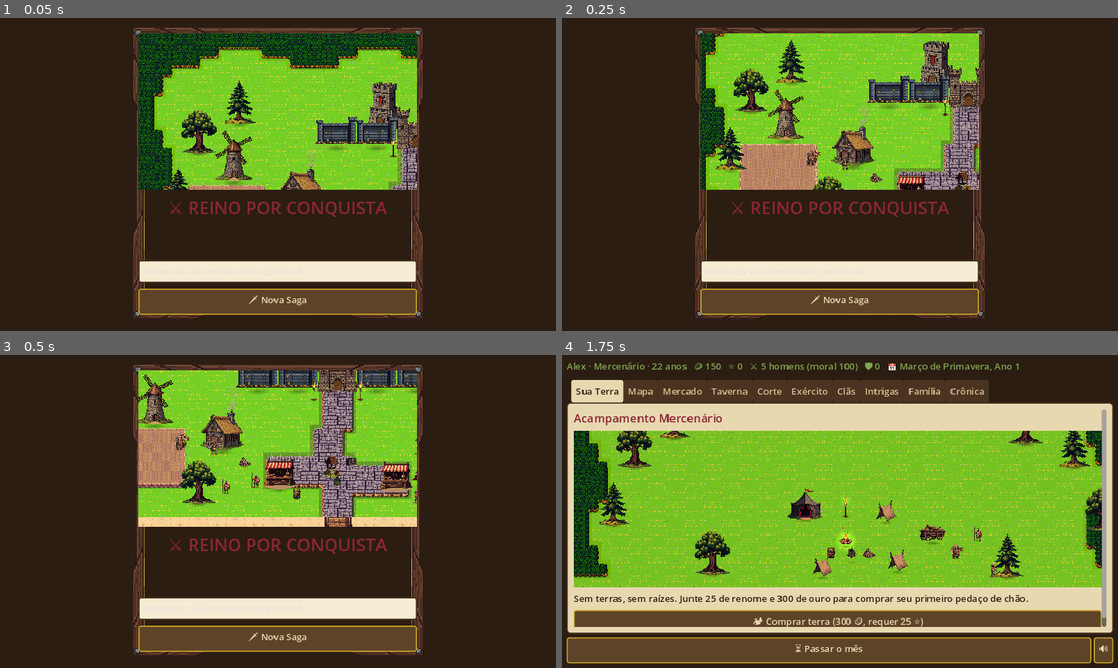
Above: before the commit, frames 1-4 (two rows, left to right).
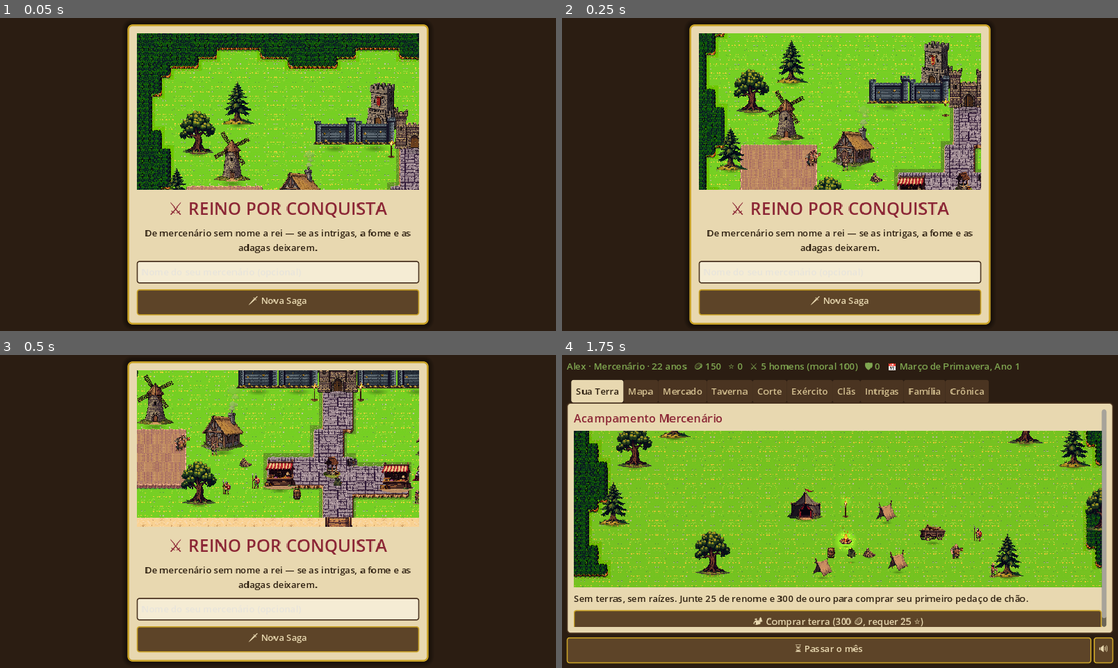
Above: after the commit, the same moments.

Repository: FelpsLuz/livro-receitas
Game: Godot game, scene res://cenas/principal.tscn
Same seed, same stepped clock (60 frames per second), same inputs: the game is played once before the commit and once after it.
Inputs (mouse positions are in pixels of both pictures, inside the frame that each line leads up to):
- Up to frame 1 (0.05 s): no input
- Up to frame 2 (0.25 s): no input
- Up to frame 3 (0.5 s): no input
- Up to frame 4 (1.75 s): click (840, 608) at 0.52 s; type "Alex" at 0.6 s; click "🗡 Nova Saga" at 1.25 s

The runs differ from the first frame. In frame 1, 30% of the frame differs, in the area x 22-78%, y 2-98%; in frame 2, 27%; in frame 3, 28%; in frame 4, nothing differs.

Commit message:
Três defeitos de layout que só a imagem renderizada revelava
O render das telas para conferência visual pegou o que nenhum teste
estrutural veria — os nós existiam, as texturas carregavam, e mesmo assim
a tela estava errada.

1. Painel do título VAZADO
   `painel_madeira.png` é uma moldura com o miolo em alpha zero. Sobre o
   fundo de madeira da janela, o subtítulo em tinta escura simplesmente
   não existia: a linha "De mercenário sem nome a rei" nunca foi vista
   por ninguém. Agora a caixa do título usa o fundo opaco de modal.

2. Retrato esticado nos cards
   Com o card garantindo 56px de altura, o HBox esticava a caixa do
   retrato na vertical e a moldura ornamentada saía alongada junto. A
   caixa passa a encolher e centrar em vez de preencher.

3. `_par` com autowrap dentro de um HBox
   Quebrar linha numa COLUNA é o certo; numa LINHA é desastre. O label
   encolhia até a largura da maior palavra e descia em coluna de letras:
   "📍 Você está aqui" virava uma torre de 350px que empurrava os botões
   do reino inteiro para fora da tela. O autowrap agora só vale quando o
   pai é vertical.

O render_ui.gd passou a cobrir a tela de título, Mapa, Mercado, Clãs,
Intrigas, a conversa e o mapa rolado — 19 quadros no total.

439 testes headless passando. O teste_cenas.tscn (modo cena) não foi
re-executado nesta rodada.

Co-Authored-By: Claude Opus 5 <noreply@anthropic.com>
Claude-Session: https://claude.ai/code/session_01WsmXkEpCuL1sCQNLixPPeW

Diff:
--- a/reino-por-conquista-godot/cenas/principal.gd
+++ b/reino-por-conquista-godot/cenas/principal.gd
@@ -84,6 +84,9 @@
 	tela_titulo.set_anchors_preset(Control.PRESET_FULL_RECT)
 	add_child(tela_titulo)
 	var caixa := PanelContainer.new()
+	# fundo opaco: a moldura de madeira é vazada e o subtítulo em tinta escura
+	# desaparecia contra o fundo de madeira da janela
+	caixa.add_theme_stylebox_override("panel", Tema.estilo_modal())
 	caixa.custom_minimum_size = Vector2(520, 0)
 	tela_titulo.add_child(caixa)
 	var v := VBoxContainer.new()
@@ -323,7 +326,12 @@
 func _par(c: Container, texto: String) -> Label:
 	var l := Label.new()
 	l.text = texto
-	l.autowrap_mode = TextServer.AUTOWRAP_WORD_SMART
+	# quebrar linha numa COLUNA é o certo; numa LINHA é desastre. Num HBox o
+	# label com autowrap encolhe até a largura da maior palavra e desce em
+	# coluna de letras, esticando o card inteiro junto ("📍 Você está aqui"
+	# virava uma torre de 350px que empurrava os botões do reino para baixo).
+	l.autowrap_mode = TextServer.AUTOWRAP_OFF if c is HBoxContainer \
+		else TextServer.AUTOWRAP_WORD_SMART
 	l.add_theme_color_override("font_color", Tema.TINTA)
 	c.add_child(l)
 	return l
@@ -361,6 +369,9 @@
 		return
 	var caixa := Control.new()
 	caixa.custom_minimum_size = Vector2(tamanho, tamanho)
+	# num card mais alto que o retrato, o HBox esticaria esta caixa na vertical
+	# e a moldura ornamentada sairia alongada junto
+	caixa.size_flags_vertical = Control.SIZE_SHRINK_CENTER
 	tr.set_anchors_preset(Control.PRESET_FULL_RECT)
 	moldura.set_anchors_preset(Control.PRESET_FULL_RECT)
 	caixa.add_child(tr)
--- a/reino-por-conquista-godot/tests/render_ui.gd
+++ b/reino-por-conquista-godot/tests/render_ui.gd
@@ -20,7 +20,11 @@
 	# ESCALA. Dar 1100 de largura ao Control joga 140px de interface para fora
 	# da imagem — e o retrato do problema vira o retrato do harness.
 	root.add_child(jogo)
-	await process_frame
+	# a tela de título tem uma vila nível 5 rodando dentro dela: precisa de
+	# quadros para o TileMap, o herói e as partículas assentarem
+	for i in 40:
+		await process_frame
+	await _quadro(jogo, "titulo")
 
 	jogo.iniciar_jogo("Aldric de Vau")
 	var st: Dictionary = jogo.state
@@ -54,6 +58,13 @@
 	# marcha só chega quando o relógio passa por ela
 	Relogio.avancar(st, 340, Jogo.log_para(st))
 
+	# a vila precisa de quadros próprios depois de entrar no jogo
+	await _tirar(jogo, 0, "terra", 0, 40)
+	await _tirar(jogo, 1, "mapa")          # neblina de guerra + espionagem
+	await _tirar(jogo, 1, "mapa_rolado", 260)
+	await _tirar(jogo, 2, "mercado")       # ícones de mercadoria
+	await _tirar(jogo, 6, "clas")
+	await _tirar(jogo, 7, "intrigas")      # ícone de espião nas operações
 	await _tirar(jogo, 5, "exercito")      # tropas, manutenção, cerco, comandante
 	await _tirar(jogo, 5, "exercito_marcha", 620)
 	await _tirar(jogo, 4, "corte")         # lordes gerados em partida
@@ -78,6 +89,12 @@
 	jogo._modal_batalha({"vitoria": true, "contexto": "Cerco a Império Central",
 		"rodadas": [], "debandada": "", "baixas_jogador": 14})
 	await _quadro(jogo, "modal_cerco")
+	jogo.overlay_modal.visible = false
+
+	# a tela de conversa, com retrato e máquina de escrever
+	jogo.abrir_conversa({"id": "rei_imperio", "nome": "Touro Bill",
+		"personalidade": "cruel"})
+	await _quadro(jogo, "conversa")
 
 	print("pronto — PNGs em ", ProjectSettings.globalize_path("user://"))
 	quit()
@@ -93,10 +110,11 @@
 	img.save_png("user://ui_%s.png" % nome)
 	print("  ▸ ui_%s.png  %dx%d" % [nome, img.get_width(), img.get_height()])
 
-func _tirar(jogo: Control, aba: int, nome: String, rolar: float = 0.0) -> void:
+func _tirar(jogo: Control, aba: int, nome: String, rolar: float = 0.0,
+		quadros: int = 12) -> void:
 	jogo.tabs.current_tab = aba
 	jogo.atualizar()
-	for i in 12:
+	for i in quadros:
 		await process_frame
 	var rolagem := jogo.tabs.get_current_tab_control() as ScrollContainer
 	if rolagem != null:
